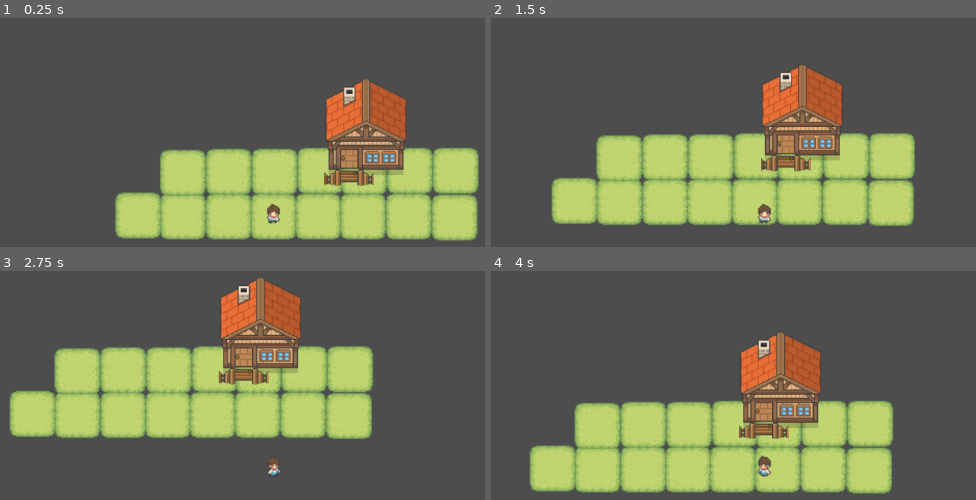
Above: before the commit, frames 1-4 (two rows, left to right).
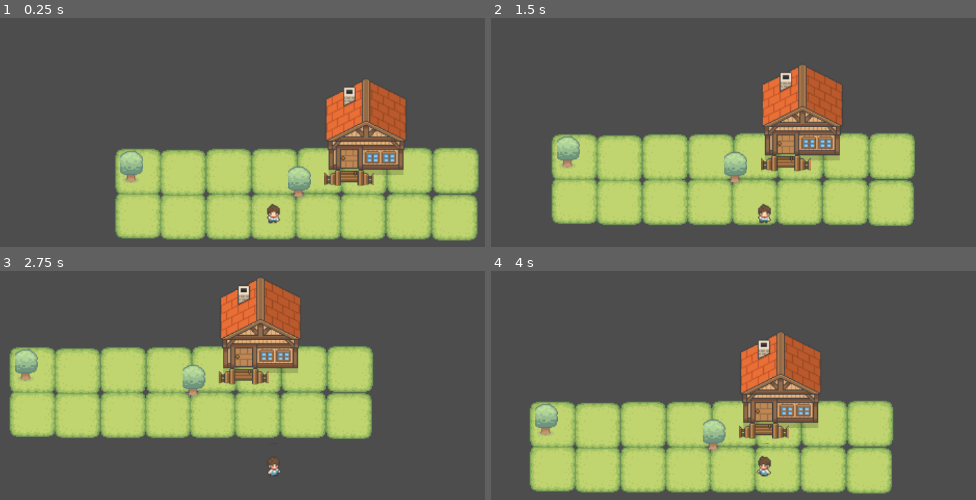
Above: after the commit, the same moments.

Repository: Anishax11/Farming-Sim
Game: Godot game, scene res://scenes/game.tscn
Same seed, same stepped clock (60 frames per second), same inputs: the game is played once before the commit and once after it.
Inputs:
- Up to frame 1 (0.25 s): no input
- Up to frame 2 (1.5 s): tap Enter at 0.5 s; hold D (Right) 0.53-1.28 s; hold S (Down) from 1.28 s (still down)
- Up to frame 3 (2.75 s): release S (Down) at 2.03 s; hold D (Right) from 2.03 s (still down)
- Up to frame 4 (4 s): release D (Right) at 2.78 s; hold W (Up) 2.78-3.53 s; hold A (Left) from 3.53 s (still down)

The runs differ from the first frame. In frame 1, 2.3% of the frame differs, in the area x 23-65%, y 57-79%; in frame 2, 2.3%, in the area x 12-53%, y 50-73%; in frame 3, 2.3%; in frame 4, 2.3%.

Commit message:
Added tree scene

Diff:
--- a/scenes/game.tscn
+++ b/scenes/game.tscn
@@ -1,10 +1,11 @@
-[gd_scene load_steps=9 format=3 uid="uid://bnyh64xhqcef4"]
+[gd_scene load_steps=10 format=3 uid="uid://bnyh64xhqcef4"]
 
 [ext_resource type="PackedScene" uid="uid://bulruc5in76aq" path="res://scenes/farmer.tscn" id="1_l374g"]
 [ext_resource type="PackedScene" uid="uid://bqf55ab0jubbx" path="res://scenes/grass.tscn" id="2_8rimr"]
 [ext_resource type="Texture2D" uid="uid://c6uxwvtm7ih4h" path="res://16x16/Sprout Lands - Sprites - Basic pack/Tilesets/Wooden_House_Walls_Tilset.png" id="3_r0c6b"]
 [ext_resource type="Texture2D" uid="uid://ux5mcim0ws5d" path="res://16x16/Sprites/vectoraith_tileset_farmingsims_buildings.png" id="4_hyouo"]
 [ext_resource type="PackedScene" uid="uid://fw0la85vqc7p" path="res://scenes/door.tscn" id="5_g8qt1"]
+[ext_resource type="PackedScene" uid="uid://clf70pvfbgb7r" path="res://scenes/tree.tscn" id="6_scnxq"]
 
 [sub_resource type="TileSetAtlasSource" id="TileSetAtlasSource_gbveu"]
 texture = ExtResource("3_r0c6b")
@@ -143,6 +144,9 @@
 [node name="Grass15" parent="Grass" instance=ExtResource("2_8rimr")]
 position = Vector2(175, -44)
 
+[node name="Grass16" parent="Grass" instance=ExtResource("2_8rimr")]
+position = Vector2(-130, -43)
+
 [node name="TileMap" type="TileMap" parent="."]
 position = Vector2(1, -8)
 tile_set = SubResource("TileSet_8d5iv")
@@ -151,3 +155,11 @@
 
 [node name="Door" parent="." instance=ExtResource("5_g8qt1")]
 position = Vector2(73, -56)
+
+[node name="Trees" type="Node" parent="."]
+
+[node name="Tree1" parent="Trees" instance=ExtResource("6_scnxq")]
+position = Vector2(-136, -48)
+
+[node name="Tree" parent="Trees" instance=ExtResource("6_scnxq")]
+position = Vector2(25, -33)
--- /dev/null
+++ b/scenes/tree.tscn
@@ -0,0 +1,64 @@
+[gd_scene load_steps=8 format=3 uid="uid://clf70pvfbgb7r"]
+
+[ext_resource type="Texture2D" uid="uid://d33g7y13jydfa" path="res://16x16/Sprout Lands - Sprites - Basic pack/Objects/Basic_Grass_Biom_things.png" id="1_m7so7"]
+
+[sub_resource type="AtlasTexture" id="AtlasTexture_rlmlg"]
+atlas = ExtResource("1_m7so7")
+region = Rect2(0, 0, 17, 28)
+
+[sub_resource type="AtlasTexture" id="AtlasTexture_e3672"]
+atlas = ExtResource("1_m7so7")
+region = Rect2(0, 64, 32, 16)
+
+[sub_resource type="AtlasTexture" id="AtlasTexture_0n5a4"]
+atlas = ExtResource("1_m7so7")
+region = Rect2(0, 0, 17, 28)
+
+[sub_resource type="AtlasTexture" id="AtlasTexture_orsbi"]
+atlas = ExtResource("1_m7so7")
+region = Rect2(22, 0, 22, 32)
+
+[sub_resource type="SpriteFrames" id="SpriteFrames_5o1w1"]
+animations = [{
+"frames": [{
+"duration": 1.0,
+"texture": SubResource("AtlasTexture_rlmlg")
+}, {
+"duration": 1.0,
+"texture": SubResource("AtlasTexture_e3672")
+}],
+"loop": false,
+"name": &"fallen tree",
+"speed": 5.0
+}, {
+"frames": [{
+"duration": 1.0,
+"texture": SubResource("AtlasTexture_0n5a4")
+}],
+"loop": false,
+"name": &"standing",
+"speed": 5.0
+}, {
+"frames": [{
+"duration": 1.0,
+"texture": SubResource("AtlasTexture_orsbi")
+}],
+"loop": true,
+"name": &"thick tree",
+"speed": 5.0
+}]
+
+[sub_resource type="CapsuleShape2D" id="CapsuleShape2D_k4483"]
+radius = 8.0
+height = 32.0
+
+[node name="Tree" type="Area2D"]
+z_index = 2
+
+[node name="AnimatedSprite2D" type="AnimatedSprite2D" parent="."]
+sprite_frames = SubResource("SpriteFrames_5o1w1")
+animation = &"thick tree"
+
+[node name="CollisionShape2D" type="CollisionShape2D" parent="."]
+scale = Vector2(1, 0.8)
+shape = SubResource("CapsuleShape2D_k4483")
